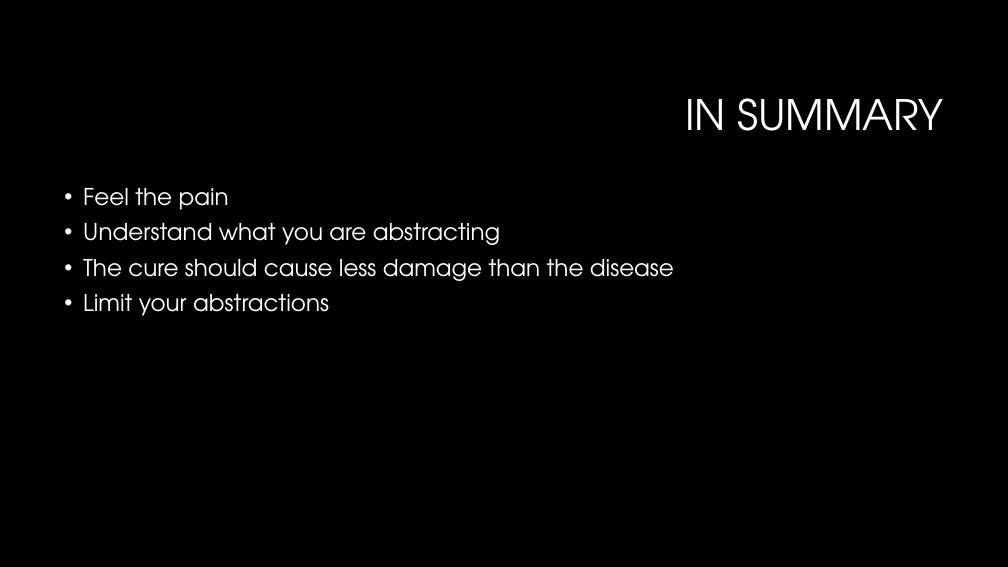
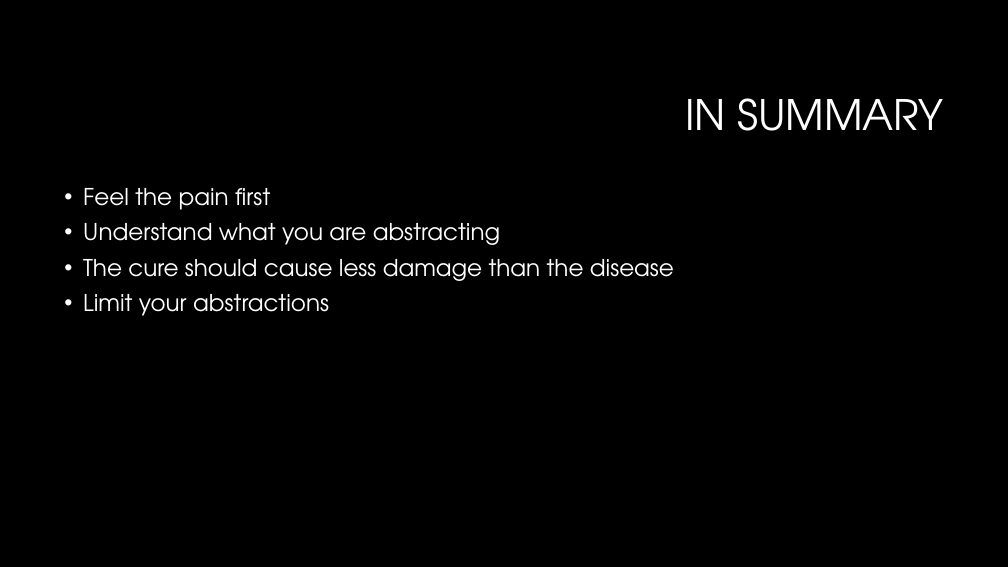
Before and after one commit to kijanawoodard/RavenConf, a slide deck: slide 53 of Slides/Abstracting-RavenDB.pptx (slide 50 before the commit). Drawn at 1008x567 pixels with LibreOffice and Linux fonts; fonts in the diff are those of the drawing; background and template pictures are left out. Boxes give left, top, right and bottom in pixels: in the first picture for what was removed or moved away, otherwise in the second. Text is boxed around its words. In the diff, an @@ line names an element or a change of style, - is before the commit and + after.

```diff
--- a/Slides/Abstracting-RavenDB.pptx
+++ b/Slides/Abstracting-RavenDB.pptx
@@ text at (x1=83, y1=188, x2=270, y2=210): text changed @@
-• Feel the pain
+• Feel the pain first
```
Also in this commit, not shown: 1 other slide changed, 2 slides added.
